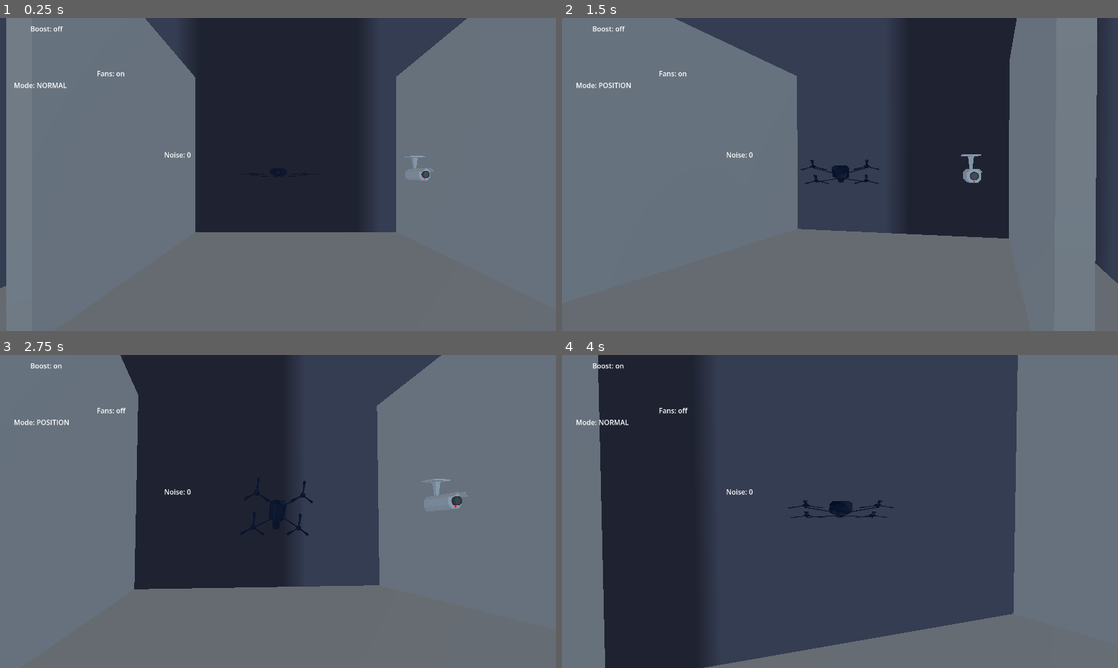
Above: before the commit, frames 1-4 (two rows, left to right).
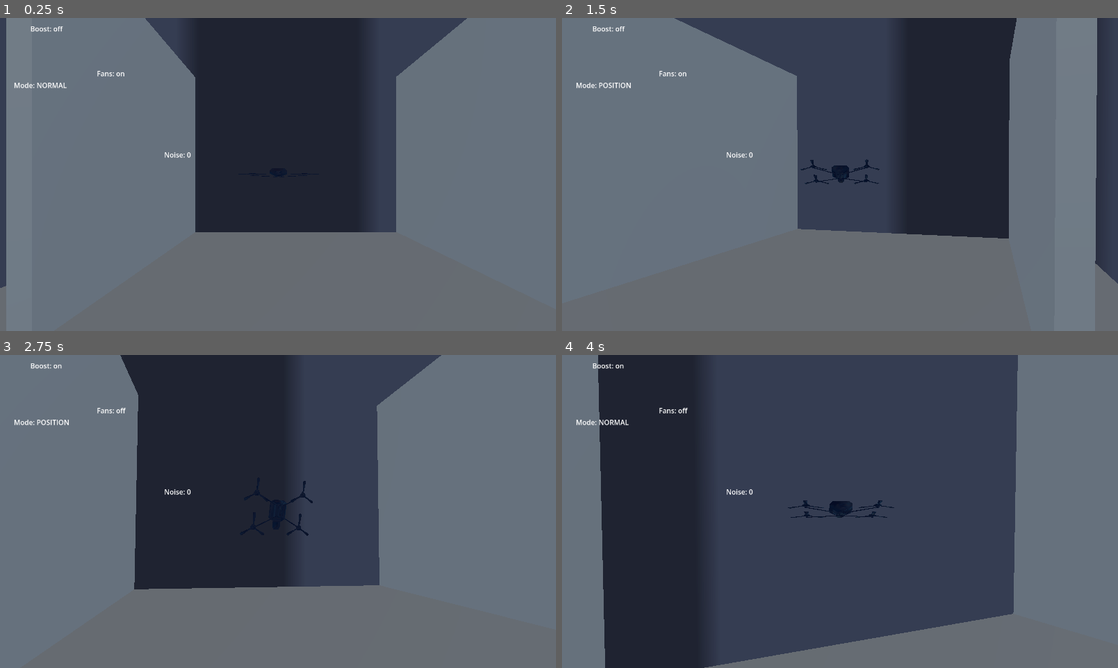
Above: after the commit, the same moments.

Repository: Apmds/operation-spin
Game: Godot game, scene res://src/test_scene.tscn
Same seed, same stepped clock (60 frames per second), same inputs: the game is played once before the commit and once after it. The engine's default icon, where the game draws it, is replaced by a stand-in: a white triangle on a blue panel in a dark square.
Inputs (mouse positions are in pixels of both pictures, inside the frame that each line leads up to):
- Up to frame 1 (0.25 s): no input
- Up to frame 2 (1.5 s): tap Enter (ui_accept) at 0.5, 0.77 s; move the mouse to (867, 174) at 0.52 s; hold Shift (boost) 0.53-1.28 s; hold Up (move_forward) from 0.53 s (still down); click (867, 174) at 0.67 s; move the mouse to (812, 174) at 1.27 s; tap R (switch_modes) at 1.35 s
- Up to frame 3 (2.75 s): keep holding Up (move_forward); tap Enter (ui_accept) at 1.52 s; move the mouse to (289, 505) at 2.02 s; hold Shift (boost) from 2.03 s (still down)
- Up to frame 4 (4 s): keep holding Up (move_forward); move the mouse to (834, 517) at 2.77 s; release Shift (boost) at 2.78 s; tap R (switch_modes) at 2.85 s; click (834, 517) at 2.92 s; tap Enter (ui_accept) at 3.02, 3.77 s; move the mouse to (878, 514) at 3.52 s; hold Shift (boost) from 3.53 s (still down)

The runs differ from the first frame. In frame 1, 0.2% of the frame differs, in the area x 72-78%, y 44-52%; in frame 2, 0.2%; in frame 3, 0.3%, in the area x 75-85%, y 39-50%; in frame 4, nothing differs.

Commit message:
camera follow player

Diff:
--- a/src/security_camera/security_camera.gd
+++ b/src/security_camera/security_camera.gd
@@ -2,10 +2,31 @@
 
 @onready var camera_stand_mesh: MeshInstance3D = $CameraMesh/Stand
 @onready var camera_camera_mesh: MeshInstance3D = $CameraMesh/Camera
+@onready var detection_area: Area3D = $DetectionArea
 
-func point_to(position) -> void:
-	camera_camera_mesh.look_at(position)
+var focused_object: Node3D
+var focus_rotation_speed = 3
+
+# To resume the default behavior (rotating back and forth, be stopped or smth)
+func resume_default() -> void:
+	focused_object = null
+
+func point_to(obj: Node3D, weight: float) -> void:
+	var a = camera_camera_mesh.basis.slerp(basis_looking_at(position, obj.position), weight)
+
+	camera_camera_mesh.basis = a
+	detection_area.basis = a
+
+func basis_looking_at(base_pos: Vector3, target_pos: Vector3) -> Basis:
+	return Basis.looking_at(target_pos - base_pos, Vector3.UP)
 
 # Called every frame. 'delta' is the elapsed time since the previous frame.
 func _physics_process(delta: float) -> void:
-	pass
+	if focused_object:
+		point_to(focused_object, focus_rotation_speed*delta)
+
+func _on_detection_area_body_entered(body: Node3D) -> void:
+	focused_object = body
+
+func _on_detection_area_body_exited(body: Node3D) -> void:
+	resume_default()
--- a/src/security_camera/security_camera.tscn
+++ b/src/security_camera/security_camera.tscn
@@ -10,11 +10,14 @@
 script = ExtResource("1_lt0ak")
 
 [node name="CameraMesh" parent="." unique_id=1073196409 instance=ExtResource("1_8vejq")]
-transform = Transform3D(-1, 0, -8.742278e-08, 0, 1, 0, 8.742278e-08, 0, -1, 0, 0, 0)
+transform = Transform3D(1, 0, 0, 0, 1, 0, 0, 0, 1, 0, 0, 0.08)
 
-[node name="Area3D" type="Area3D" parent="." unique_id=1793873460]
+[node name="DetectionArea" type="Area3D" parent="." unique_id=1793873460]
 collision_layer = 4
 
-[node name="Collision" type="CollisionShape3D" parent="Area3D" unique_id=1430276920]
-transform = Transform3D(1, 0, 0, 0, -4.3711385e-08, -0.99999994, 0, 0.99999994, -4.3711385e-08, 0, 0, -2.49)
+[node name="Collision" type="CollisionShape3D" parent="DetectionArea" unique_id=1430276920]
+transform = Transform3D(1, 0, 0, 0, -4.3711385e-08, -0.99999994, 0, 0.99999994, -4.3711385e-08, 0, 0, -2.755)
 shape = SubResource("ConcavePolygonShape3D_4sji2")
+
+[connection signal="body_entered" from="DetectionArea" to="." method="_on_detection_area_body_entered"]
+[connection signal="body_exited" from="DetectionArea" to="." method="_on_detection_area_body_exited"]
--- a/src/test_scene.tscn
+++ b/src/test_scene.tscn
@@ -82,7 +82,7 @@
 followed_node = NodePath("../Drone")
 
 [node name="Security Camera" parent="." unique_id=1689932002 instance=ExtResource("5_wtt4b")]
-transform = Transform3D(-0.98768836, 0, -0.15643437, 0, 1, 0, 0.15643437, 0, -0.98768836, 1.81, 0, 0)
+transform = Transform3D(1, 0, 0, 0, 1, 0, 0, 0, 1, 0.08, 2.105, 0.415)
 
 [node name="UI" type="Control" parent="." unique_id=1156965521]
 layout_mode = 3
Binary file changed: assets/models/securityCamera.glb
Not shown, changed: proj_files/models/securityCamera.blend
